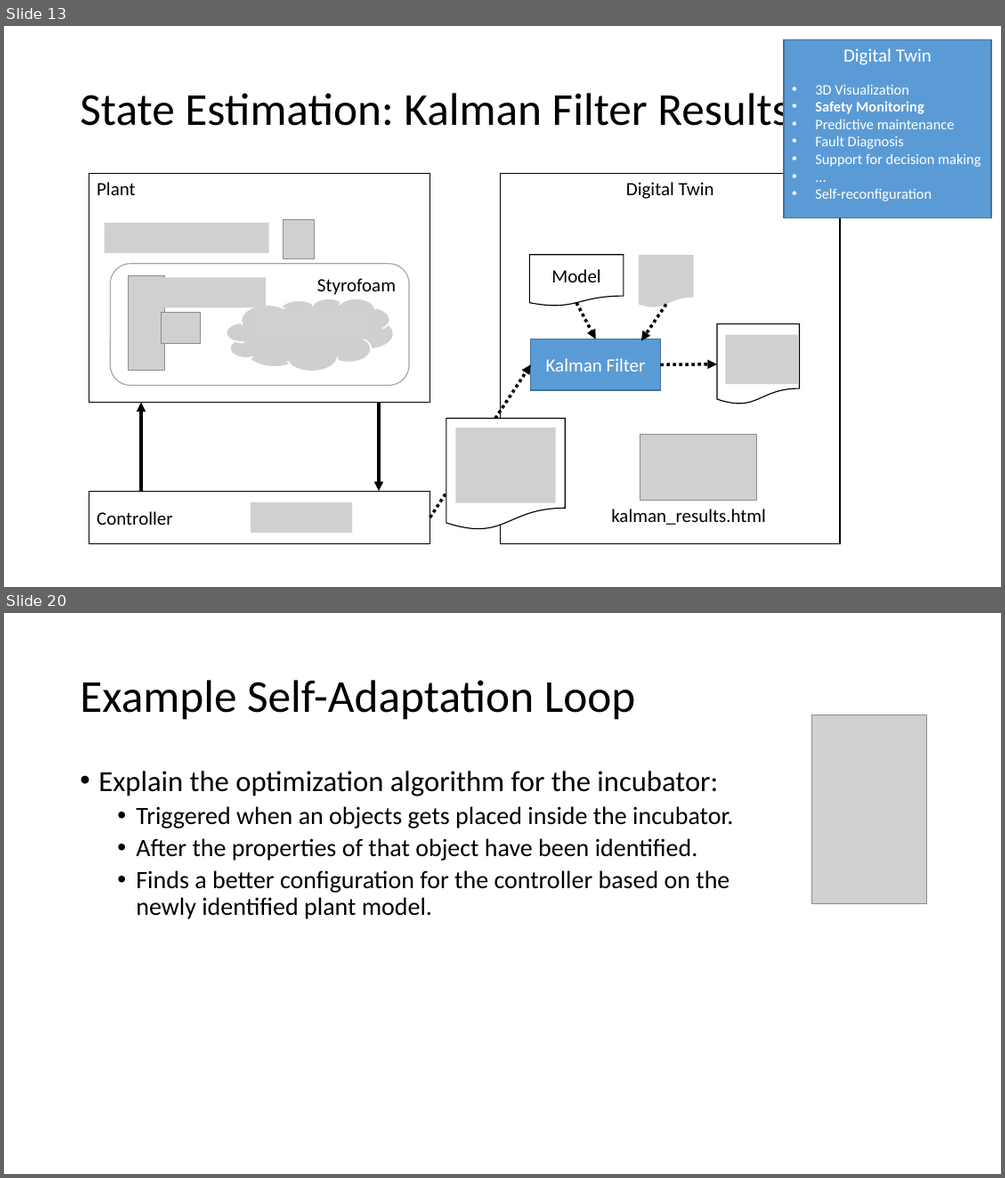
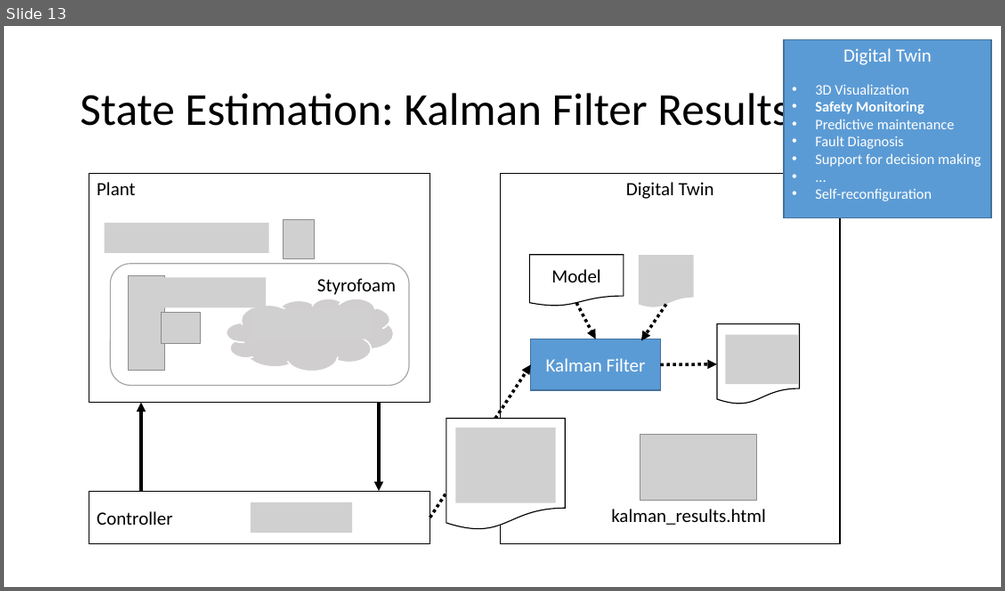
Before and after one commit to INTO-CPS-Association/example_digital-twin_incubator, a slide deck: notes/presentations/DigitLunch_17_December.pptx. Shown one above the other, each under a label of ours: slides 13 and 20 before the commit, slide 13 after it; the slides between them are not shown. The pictures are 1005x1178 and 1005x591 pixels, drawn with LibreOffice and Linux fonts; fonts in the diff are those of the drawing; grey boxes stand for pictures. Boxes give left, top, right and bottom in pixels: in the first picture for what was removed or moved away, otherwise in the second. Text is boxed around its words. In the diff, an @@ line names an element or a change of style, - is before the commit and + after.

```diff
--- a/notes/presentations/DigitLunch_17_December.pptx
+++ b/notes/presentations/DigitLunch_17_December.pptx
@@ slide 20 removed at (4,613,1001,1174), background #FFFFFF @@
@@ title removed at (80,680,636,720) @@
-Example Self-Adaptation Loop
@@ picture removed at (812,714,927,904) @@
@@ text removed at (98,771,733,919) @@
-• Explain the optimization algorithm for the incubator:
-  • Triggered when an objects gets placed inside the incubator.
-  • After the properties of that object have been identified.
-  • Finds a better configuration for the controller based on the newly identified plant model.
```
Also in this commit, not shown: 4 slides changed, 7 slides added, 6 other slides removed, 2 other files.
